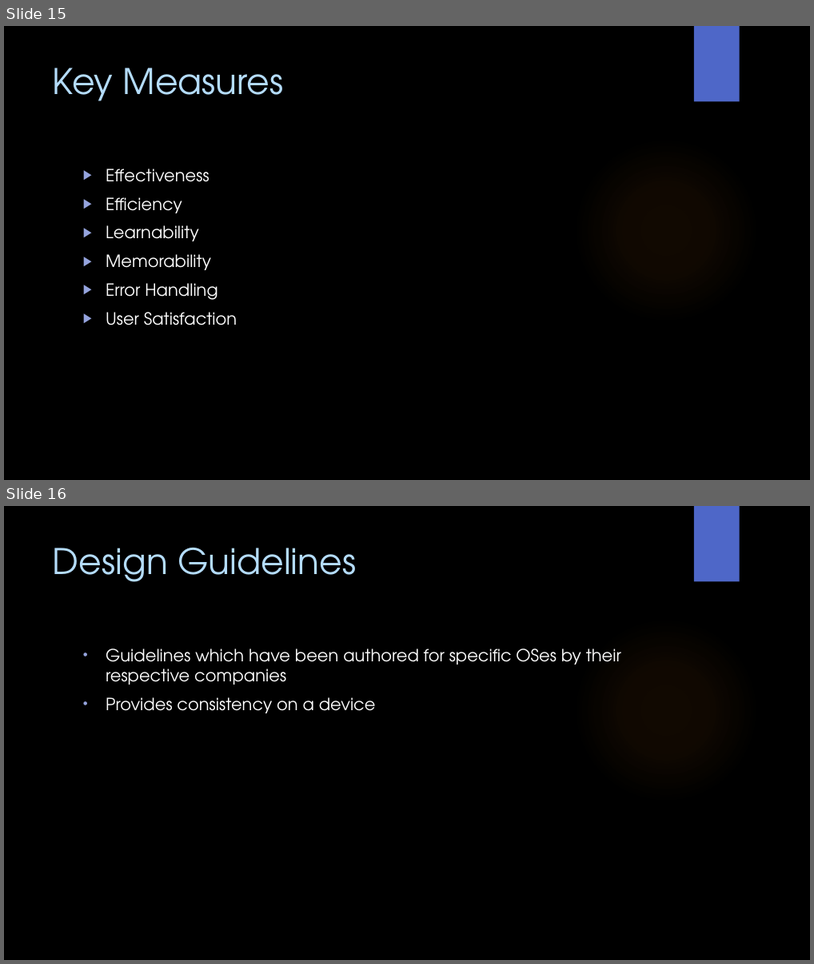
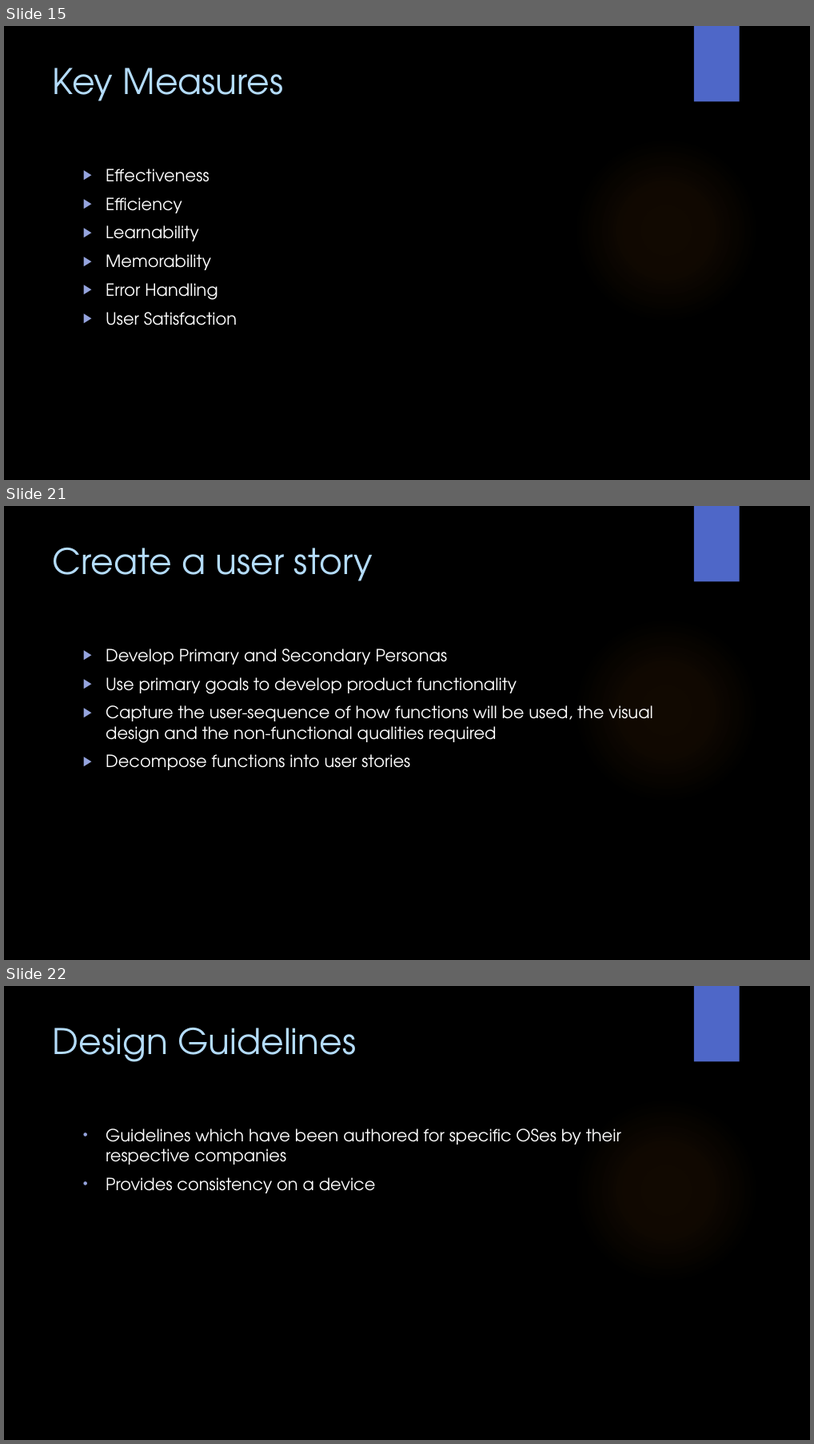
Before and after one commit to WitsSoftDev/SoftDev2016, a slide deck: Session 5/Softdev Session 5 2016.pptx. Shown one above the other, each under a label of ours: slides 15 and 16 before the commit, slides 15, 21 and 22 after it; the slides between them are not shown. The pictures are 814x964 and 814x1444 pixels, drawn with LibreOffice and Linux fonts; fonts in the diff are those of the drawing; background and template pictures are left out. Boxes give left, top, right and bottom in pixels: in the first picture for what was removed or moved away, otherwise in the second. Text is boxed around its words. In the diff, an @@ line names an element or a change of style, - is before the commit and + after.

```diff
--- a/Session 5/Softdev Session 5 2016.pptx
+++ b/Session 5/Softdev Session 5 2016.pptx
@@ slide 21 added at (4, 506, 810, 960), background picture (left out); not listed: 2 template elements that a slide beside it also shows @@
@@ title added at (53, 548, 373, 581), 42 pt, text #B4DCFA @@
+Create a user story
@@ text added at (106, 648, 653, 770), 20 pt, text #FFFFFF @@
+▶ Develop Primary and Secondary Personas
+▶ Use primary goals to develop product functionality
+▶ Capture the user-sequence of how functions will be used, the visual design and the non-functional qualities required
+▶ Decompose functions into user stories
@@ what was slide 16 is now slide 22 @@
```
Also in this commit, not shown: 5 other slides added.
